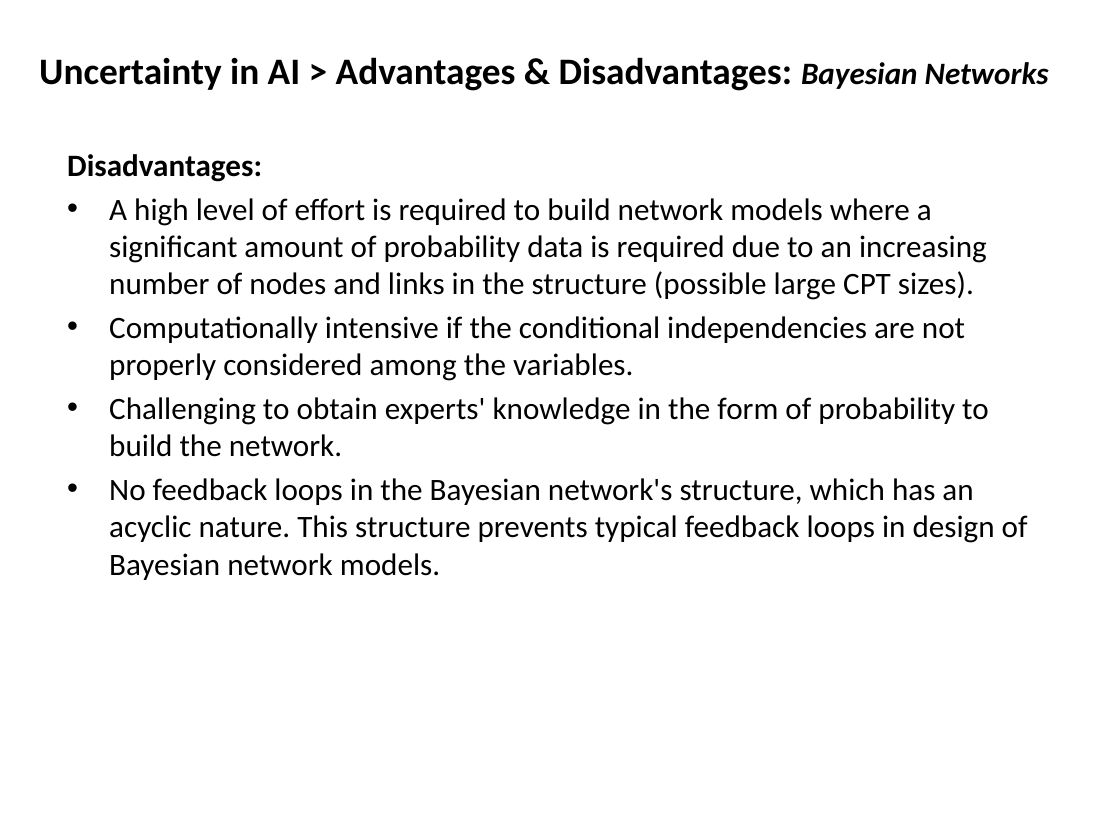
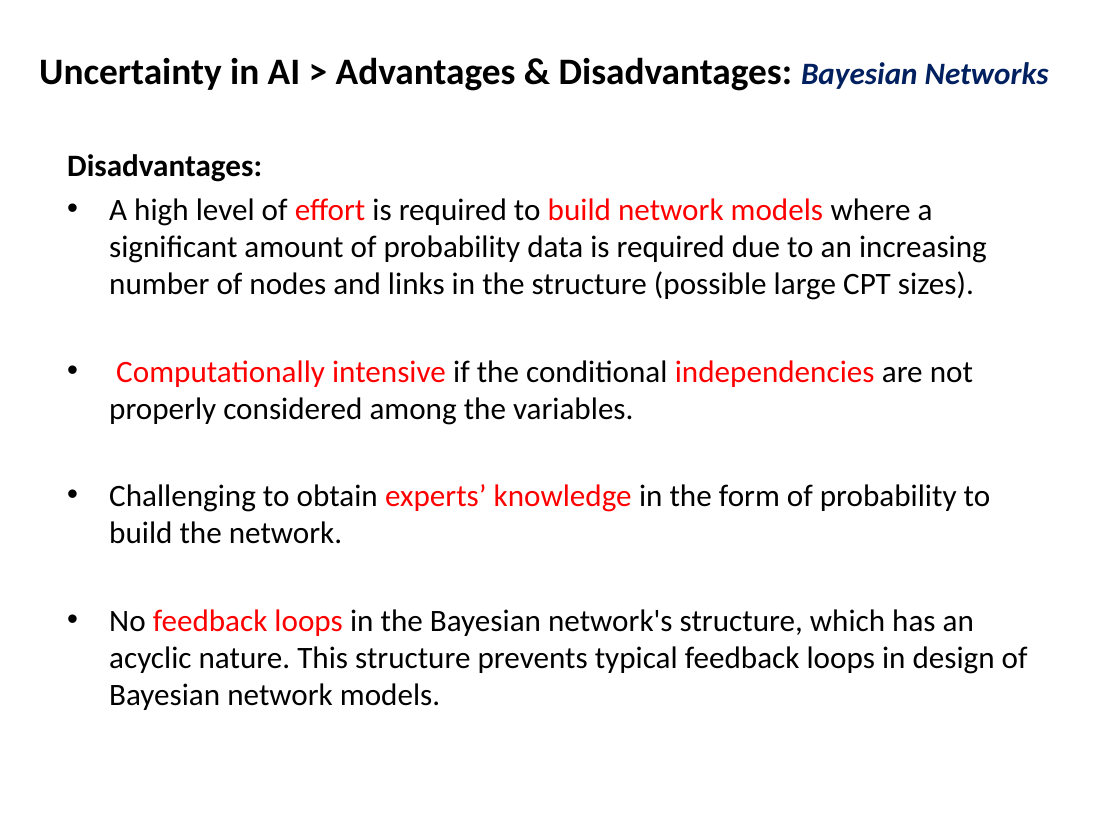
Before and after one commit to mshayganfar/CompExam1, a slide deck: slide 38 of presentation/PhD-comprehensive-exam-2.pptx (slide 39 before the commit). Drawn at 1120x840 pixels with LibreOffice and Linux fonts; fonts in the diff are those of the drawing. Boxes give left, top, right and bottom in pixels: in the first picture for what was removed or moved away, otherwise in the second. Text is boxed around its words. In the diff, an @@ line names an element or a change of style, - is before the commit and + after.

```diff
--- a/presentation/PhD-comprehensive-exam-2.pptx
+++ b/presentation/PhD-comprehensive-exam-2.pptx
@@ text "Uncertainty in AI > Advantages ..." at [39, 57, 1049, 91]: text colour #000000 to #002060 in "Bayesian Networks" @@
@@ text at [109, 198, 1028, 710]: text colour #000000 to #FF0000 in "effort build network models", "Computationally intensive independencies", "feedback loops" @@
@@ text at [109, 484, 991, 544]: text changed @@
-• Challenging to obtain experts' knowledge in the form of probability to build the network.
+• Challenging to obtain experts’ knowledge in the form of probability to build the network.
```
Also in this commit, not shown: 27 other slides changed, 1 slide removed.
